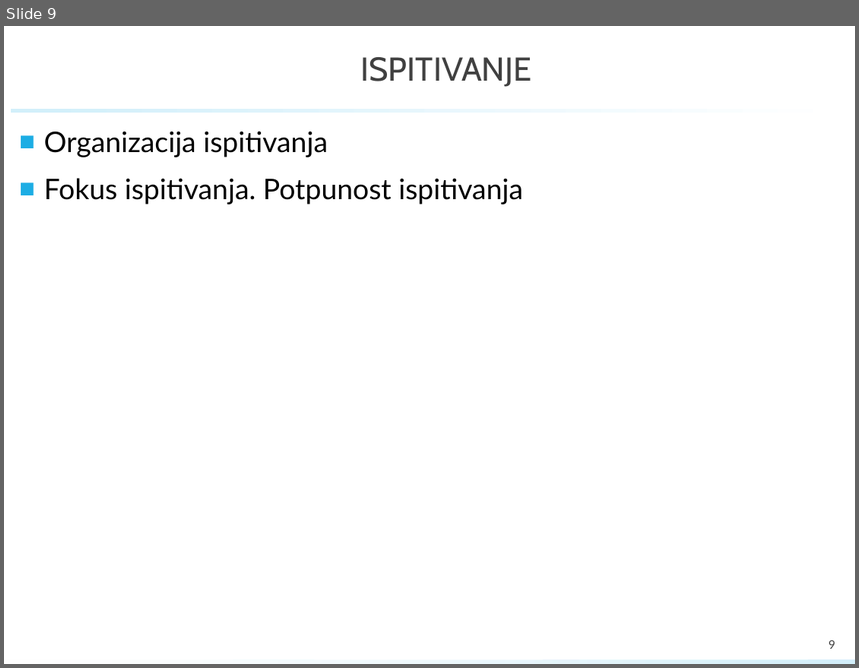
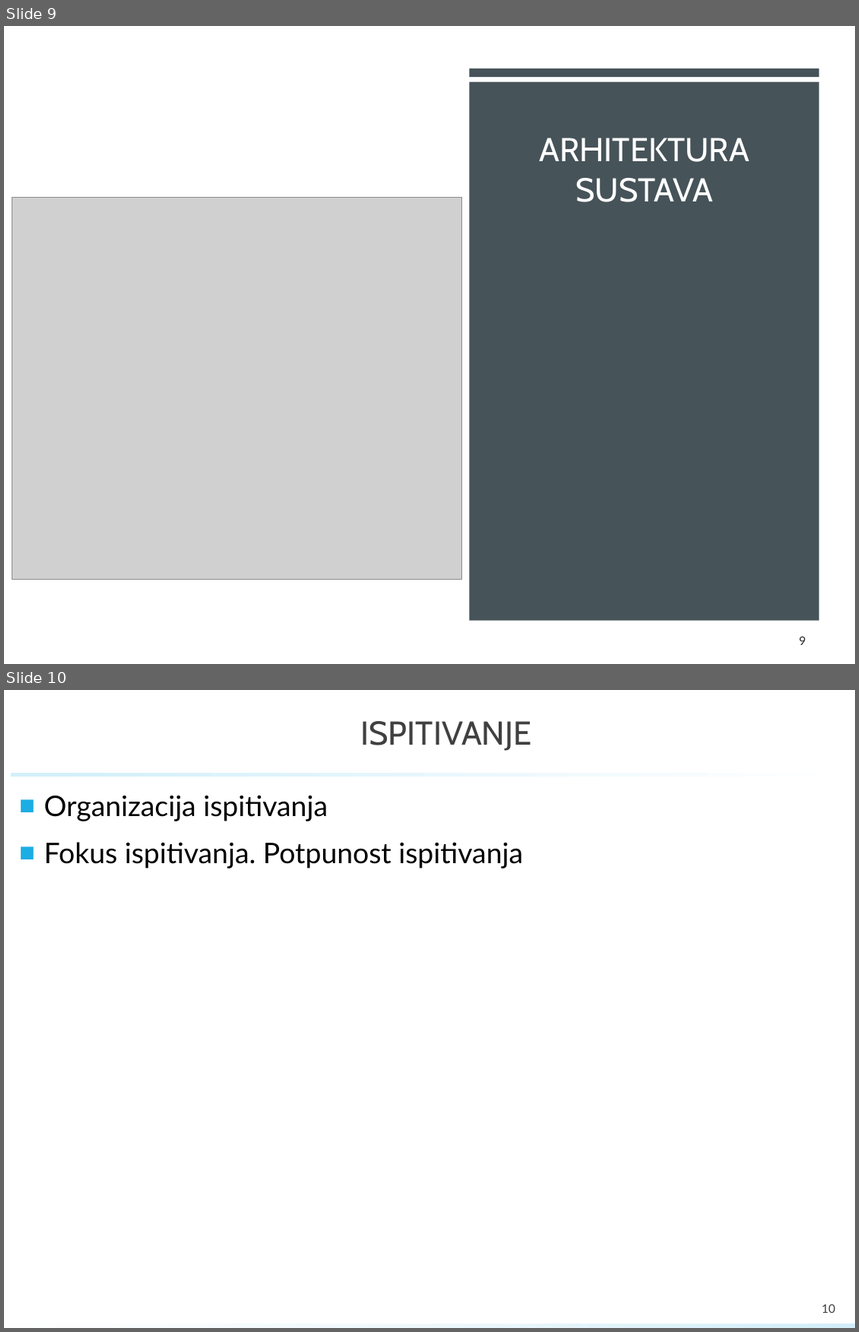
Before and after one commit to GolubIvan/Programsko-inzenjerstvo, a slide deck: PROINZ_TGxx.x_naziv_app.pptx. Shown one above the other, each under a label of ours: slide 9 before the commit, slides 9 and 10 after it. The pictures are 859x668 and 859x1332 pixels, drawn with LibreOffice and Linux fonts; fonts in the diff are those of the drawing; grey boxes stand for pictures; background and template pictures are left out. Boxes give left, top, right and bottom in pixels: in the first picture for what was removed or moved away, otherwise in the second. Text is boxed around its words. In the diff, an @@ line names an element or a change of style, - is before the commit and + after.

```diff
--- a/PROINZ_TGxx.x_naziv_app.pptx
+++ b/PROINZ_TGxx.x_naziv_app.pptx
@@ slide 9 added at [4, 26, 855, 664], background #335B74 @@
@@ rectangle added at [4, 26, 855, 664], fill #FFFFFF @@
@@ rectangle added at [470, 69, 819, 77], fill #465359 @@
@@ rectangle added at [470, 82, 819, 621], fill #465359 @@
@@ title added at [539, 138, 750, 202], 28 pt, text #FFFFFF @@
+ARHITEKTURA SUSTAVA
@@ picture added at [12, 197, 462, 579] @@
@@ page number added at [799, 636, 806, 645], 10 pt, text #262626 @@
+9
@@ rectangle added at [4, 660, 855, 664], fill gradient #000000 to #D2EFFA @@
@@ what was slide 9 is now slide 10 @@
@@ page number at [822, 1304, 835, 1313]: text changed @@
-9
+10
```
Also in this commit, not shown: 6 slides changed, 5 other slides added, 4 slides removed.
